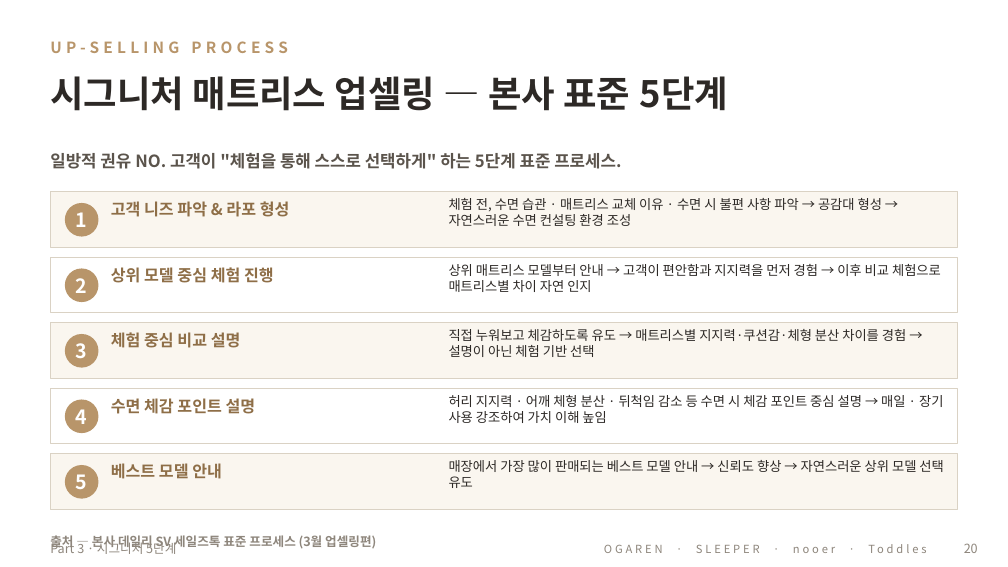
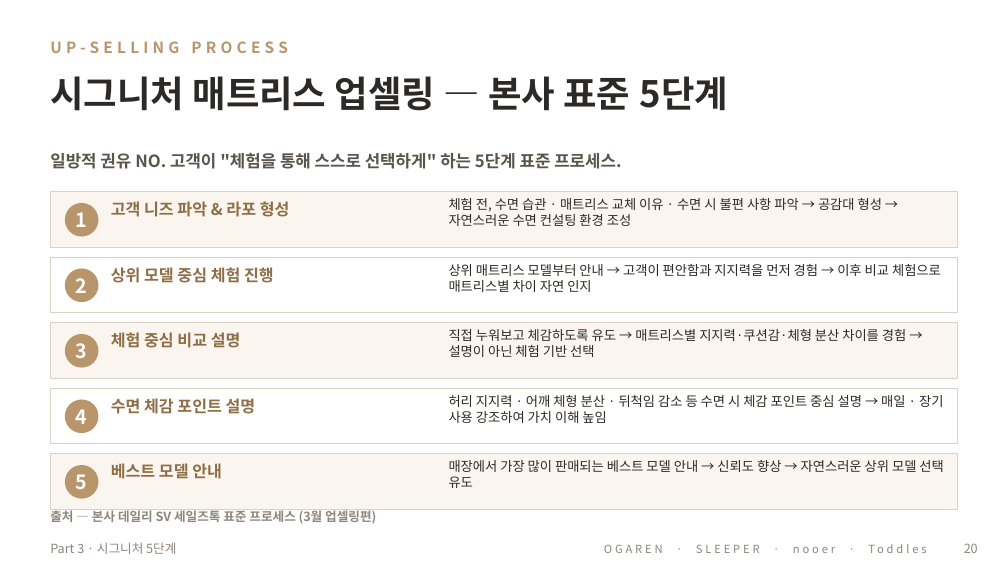
Before and after one commit to david-jung84/ogaren-sales-guide, a slide deck: slide 24 of assets/download/오가렌_세일즈가이드_세션2.pptx. Drawn at 1008x567 pixels with LibreOffice and Linux fonts; fonts in the diff are those of the drawing. Boxes give left, top, right and bottom in pixels: in the first picture for what was removed or moved away, otherwise in the second. Text is boxed around its words. In the diff, an @@ line names an element or a change of style, - is before the commit and + after.

```diff
--- a/assets/download/오가렌_세일즈가이드_세션2.pptx
+++ b/assets/download/오가렌_세일즈가이드_세션2.pptx
@@ text "출처 — 본사 데일리 SV ...": place and size @@
-text "출처 — 본사 데일리 SV ..." at [50,535,376,550]
+text "출처 — 본사 데일리 SV ..." at [50,509,376,523]
```
Also in this commit, not shown: 3 other slides changed, 12 other files.
